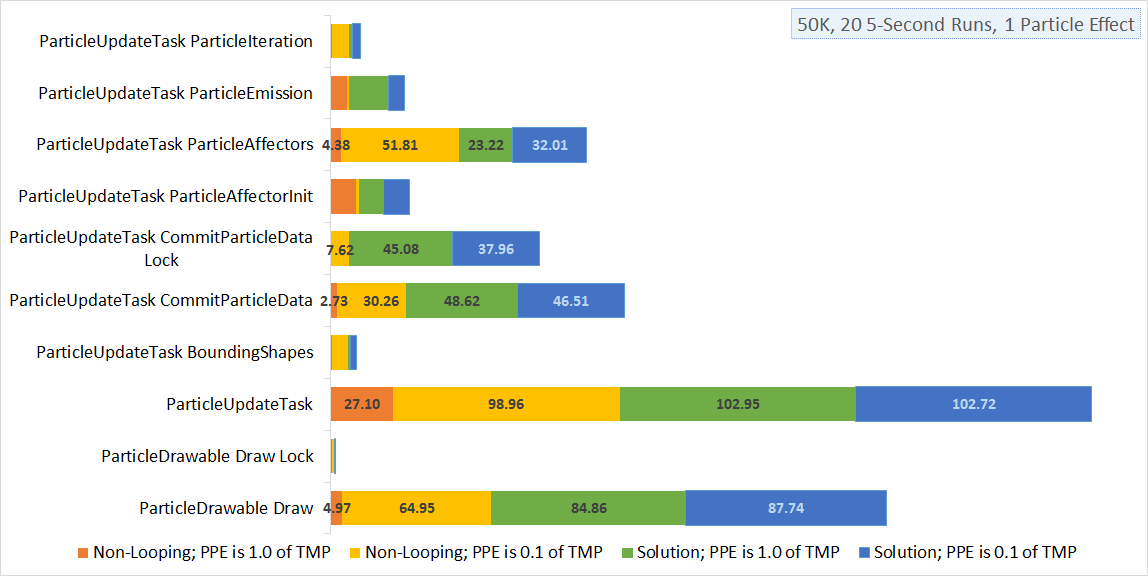
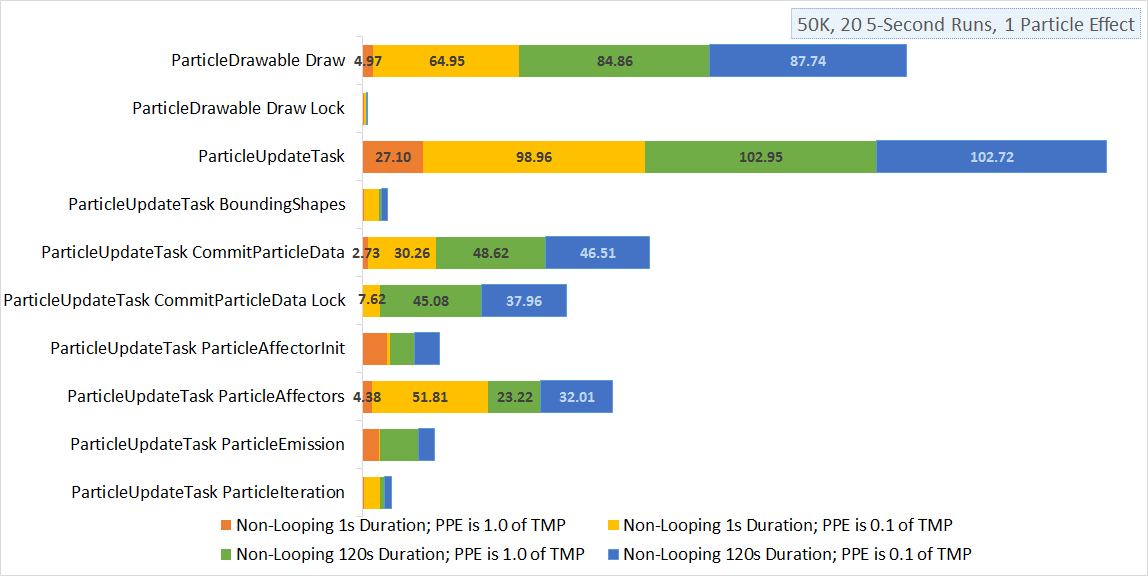
Layer changes from the first (1148, 576) image to the second:
added layer "Layer 5" above "Layer 4" over left=4, top=15, right=1107, bottom=563
